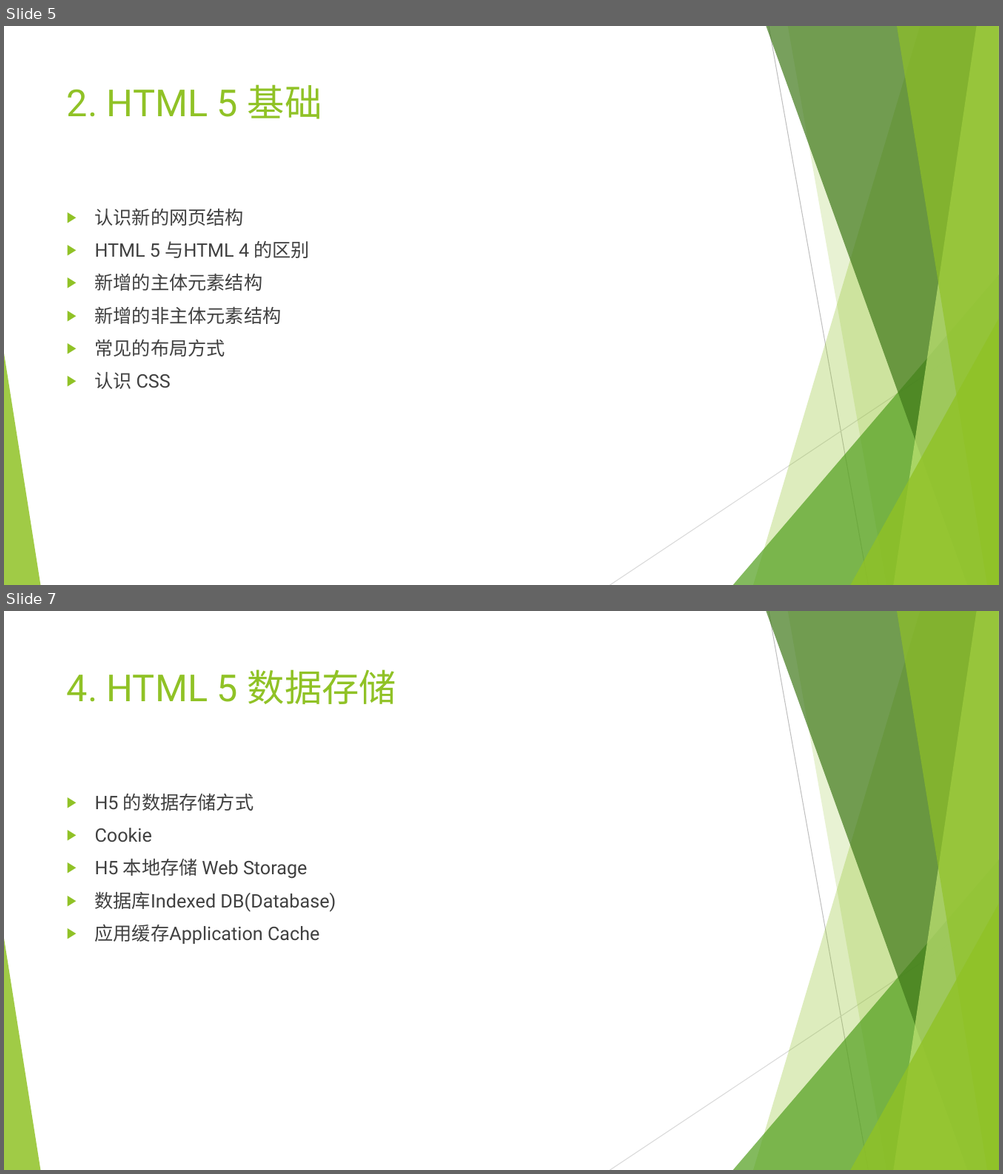
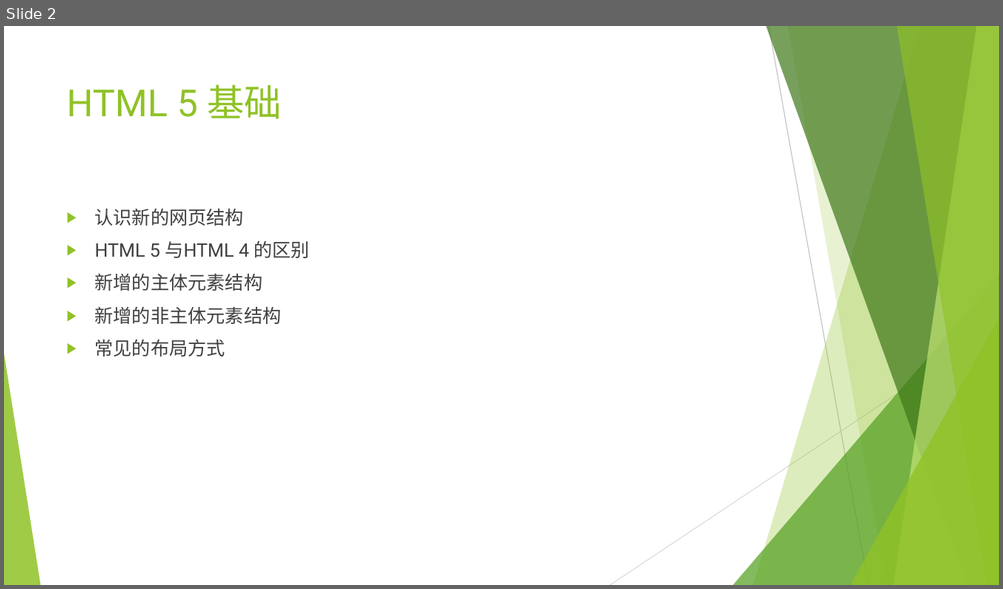
Before and after one commit to Guoye/Neusoft, a slide deck: lesson_HTML5/2.HTML5基础/2.HTML5基础.pptx. Shown one above the other, each under a label of ours: slides 5 and 7 before the commit, slide 2 after it; the slides between them are not shown. The pictures are 1003x1174 and 1003x589 pixels, drawn with LibreOffice and Linux fonts; fonts in the diff are those of the drawing. Boxes give left, top, right and bottom in pixels: in the first picture for what was removed or moved away, otherwise in the second. Text is boxed around its words. In the diff, an @@ line names an element or a change of style, - is before the commit and + after.

```diff
--- a/lesson_HTML5/2.HTML5基础/2.HTML5基础.pptx
+++ b/lesson_HTML5/2.HTML5基础/2.HTML5基础.pptx
@@ slide 7 removed at [4, 611, 999, 1170], background #FFFFFF; not listed: 10 template elements that a slide beside it also shows @@
@@ title removed at [67, 669, 397, 704] @@
-4. HTML 5 数据存储
@@ text removed at [95, 794, 336, 944] @@
-▶ H5 的数据存储方式
-▶ Cookie
-▶ H5 本地存储 Web Storage
-▶ 数据库Indexed DB(Database)
-▶ 应用缓存Application Cache
@@ what was slide 5 is now slide 2 @@
@@ slide 2 changed as well @@
@@ title at [67, 84, 282, 119]: text changed @@
-2. HTML 5 基础
+HTML 5 基础
@@ text at [95, 372, 170, 389]: paragraph removed @@
-▶ 认识 CSS
```
Also in this commit, not shown: 2 slides added, 6 other slides removed, 3 other files.
